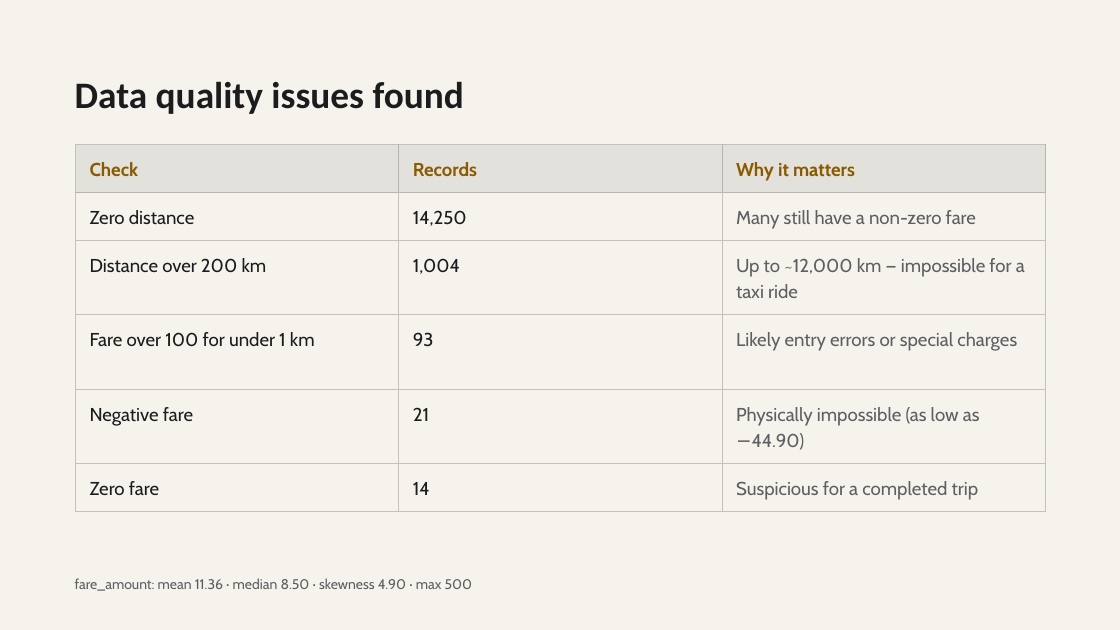
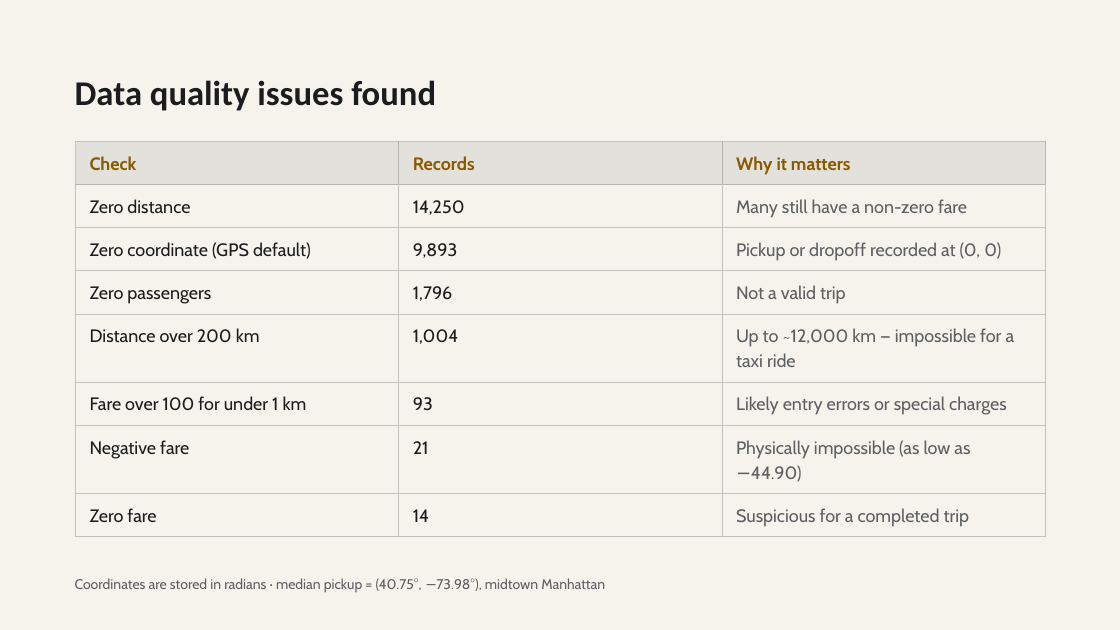
Before and after one commit to Youssef57-T/Cellula-Internship-MlEngineer, a slide deck: slide 3 of NYC Taxi Fares — 8 Questions.pptx. Drawn at 1120x630 pixels with LibreOffice and Linux fonts; fonts in the diff are those of the drawing. Boxes give left, top, right and bottom in pixels: in the first picture for what was removed or moved away, otherwise in the second. Text is boxed around its words. In the diff, an @@ line names an element or a change of style, - is before the commit and + after.

```diff
--- a/NYC Taxi Fares — 8 Questions.pptx
+++ b/NYC Taxi Fares — 8 Questions.pptx
@@ text "Data quality issues found" at [75, 80, 436, 111]: size 32 to 29.7 pt; line spacing 35.2pt to 32.7pt @@
@@ table at [76, 142, 1046, 537] @@
+row 3: Zero coordinate (GPS default) | 9,893 | Pickup or dropoff recorded at (0, 0)
+row 4: Zero passengers | 1,796 | Not a valid trip
@@ text at [75, 578, 605, 593]: text changed @@
-fare_amount: mean 11.36 · median 8.50 · skewness 4.90 · max 500
+Coordinates are stored in radians · median pickup = (40.75°, −73.98°), midtown Manhattan
```
Also in this commit, not shown: 9 other slides changed, 2 slides added, 1 slide removed.
